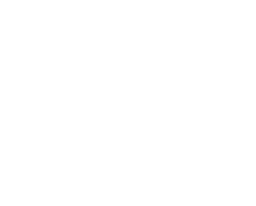
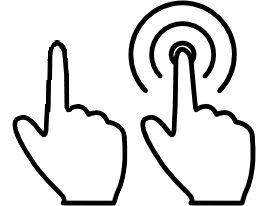
Layers edited between the first and the second 256 × 206 image:
painted on "touch" over [left=128, top=0, right=256, bottom=206]
painted on "air" over [left=12, top=40, right=128, bottom=206]
added layer "Layer 1" over [left=12, top=40, right=251, bottom=206]
